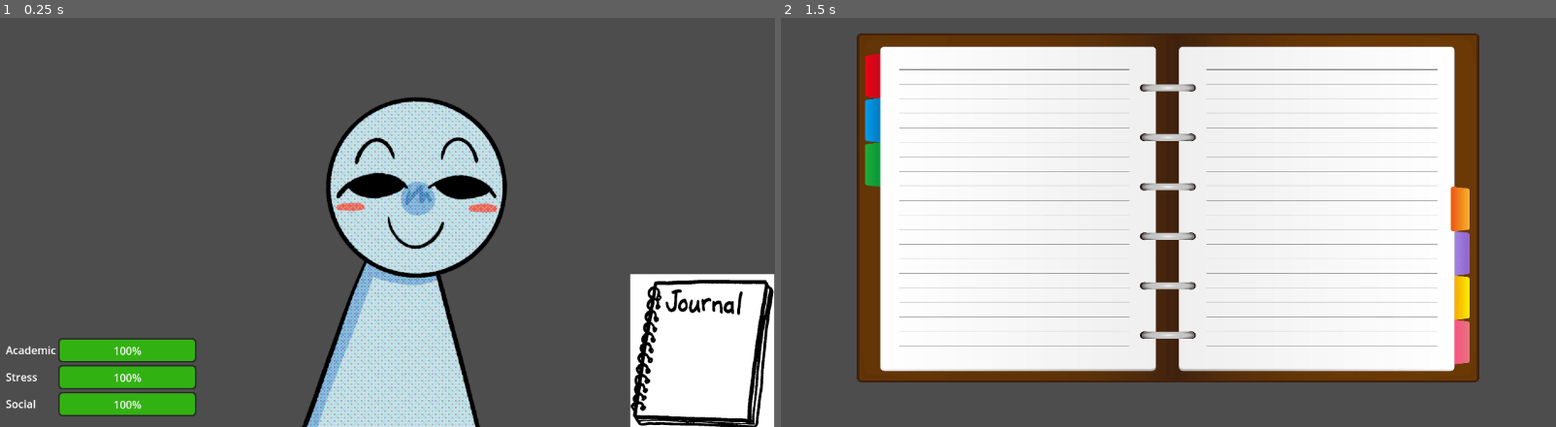
Above: before the commit, frames 1-2 (left to right).
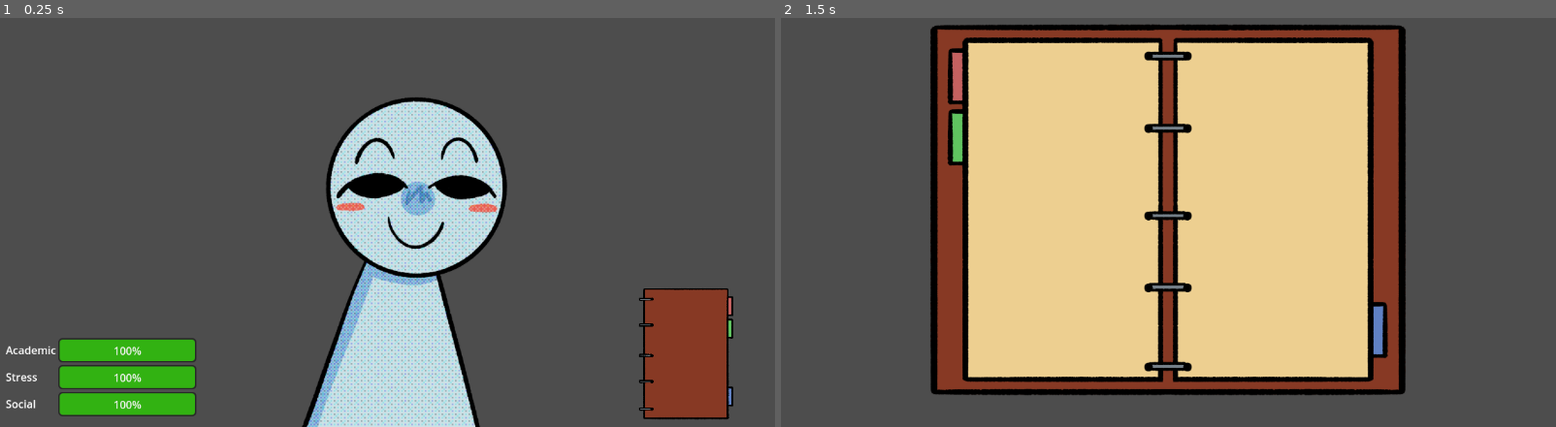
Above: after the commit, the same moments.

Repository: MLJoson/broncoHacksS25
Game: Godot game, scene res://Scenes/main.tscn
Two runs of this game, one before a commit and one after it. Both use one fixed random seed, a clock stepped at 60 frames per second and the inputs below. The project has no main scene, so this scene is started directly.
Inputs (mouse positions are in pixels of both pictures, inside the frame that each line leads up to; where the layout moved, square brackets give the same spot in the first picture):
- Up to frame 1 (0.25 s): no input
- Up to frame 2 (1.5 s): click (1470, 349) [1486, 349] at 0.5 s; tap Enter at 1.25 s; tap Down (decrease_val) at 1.35 s

The runs differ from the first frame. In frame 1, 6.8% of the frame differs, in the area x 81-100%, y 62-100%; in frame 2, 71%, in the area x 9-91%, y 1-93%.

Commit message:
added planner assets

Diff:
--- a/broncohackss25/Scenes/journal.tscn
+++ b/broncohackss25/Scenes/journal.tscn
@@ -1,6 +1,6 @@
 [gd_scene load_steps=2 format=3 uid="uid://b0s1xrvohf8ch"]
 
-[ext_resource type="Texture2D" uid="uid://ba5b7w1g4ho3m" path="res://Assets/journal_bg.png" id="1_civ5d"]
+[ext_resource type="Texture2D" uid="uid://ci0y03ck6d3dc" path="res://Assets/planner_open.png" id="1_civ5d"]
 
 [node name="Node2D" type="Control"]
 layout_mode = 3
@@ -8,17 +8,18 @@
 
 [node name="JournalBg" type="TextureRect" parent="."]
 layout_mode = 1
-anchors_preset = 13
+anchors_preset = 8
 anchor_left = 0.5
+anchor_top = 0.5
 anchor_right = 0.5
-anchor_bottom = 1.0
-offset_left = -577.0
-offset_top = -326.0
-offset_right = 1343.0
-offset_bottom = 1035.0
+anchor_bottom = 0.5
+offset_left = -448.0
+offset_top = -476.0
+offset_right = 832.0
+offset_bottom = 804.0
 grow_horizontal = 2
 grow_vertical = 2
-scale = Vector2(0.601042, 0.476121)
+scale = Vector2(0.7, 0.7)
 texture = ExtResource("1_civ5d")
 
 [node name="Camera2D" type="Camera2D" parent="."]
--- a/broncohackss25/Scenes/main.tscn
+++ b/broncohackss25/Scenes/main.tscn
@@ -2,9 +2,9 @@
 
 [ext_resource type="PackedScene" uid="uid://c706mvhxakqxq" path="res://Scenes/stats_ui.tscn" id="1_jjgbg"]
 [ext_resource type="Texture2D" uid="uid://i45u813ov17b" path="res://Assets/STU.png" id="2_bo1nx"]
-[ext_resource type="Texture2D" uid="uid://b22io6ddx3fv1" path="res://Assets/journal_open.jpg" id="3_8gbba"]
-[ext_resource type="Texture2D" uid="uid://bwbpm07c275y4" path="res://Assets/journal_close.png" id="3_jjvhh"]
-[ext_resource type="Script" uid="uid://bo5asvu21tp7w" path="res://Scenes/texture_button.gd" id="5_kry3j"]
+[ext_resource type="Texture2D" uid="uid://cdnscn70mvut2" path="res://Assets/planner_close.png" id="3_kry3j"]
+[ext_resource type="Texture2D" uid="uid://ci0y03ck6d3dc" path="res://Assets/planner_open.png" id="4_21xkr"]
+[ext_resource type="Script" uid="uid://bo5asvu21tp7w" path="res://Scripts/texture_button.gd" id="5_kry3j"]
 
 [node name="Main" type="Node2D"]
 
@@ -34,15 +34,15 @@
 anchor_top = 1.0
 anchor_right = 1.0
 anchor_bottom = 1.0
-offset_left = -215.0
-offset_top = -227.0
-offset_right = 214.0
-offset_bottom = 227.0
+offset_left = -256.0
+offset_top = -245.0
+offset_right = 1024.0
+offset_bottom = 1035.0
 grow_horizontal = 0
 grow_vertical = 0
-scale = Vector2(0.5, 0.5)
-texture_normal = ExtResource("3_jjvhh")
-texture_hover = ExtResource("3_8gbba")
+scale = Vector2(0.2, 0.2)
+texture_normal = ExtResource("3_kry3j")
+texture_hover = ExtResource("4_21xkr")
 script = ExtResource("5_kry3j")
 
 [connection signal="pressed" from="CanvasLayer/TextureButton" to="CanvasLayer/TextureButton" method="_on_pressed"]
Binary file added: broncohackss25/Assets/planner_close.png
Not shown, added: broncohackss25/Assets/planner_close.png.import
Binary file added: broncohackss25/Assets/planner_open.png
Not shown, added: broncohackss25/Assets/planner_open.png.import
Renamed: broncohackss25/Scenes/texture_button.gd -> broncohackss25/Scripts/texture_button.gd
Renamed: broncohackss25/Scenes/texture_button.gd.uid -> broncohackss25/Scripts/texture_button.gd.uid
